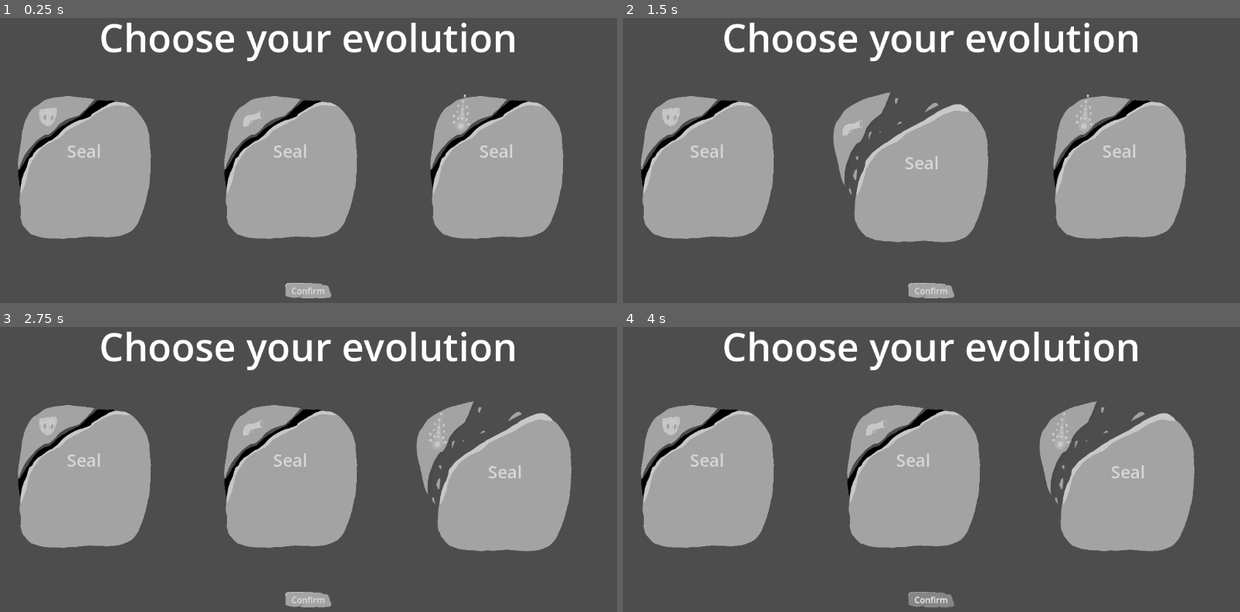
Above: before the commit, frames 1-4 (two rows, left to right).
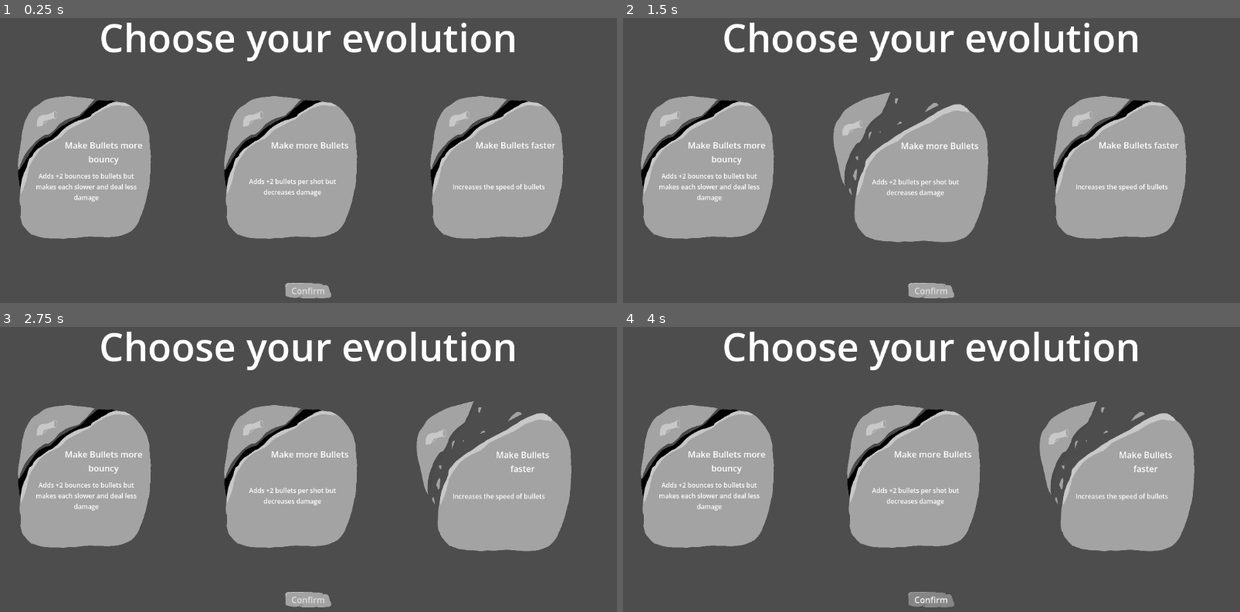
Above: after the commit, the same moments.

Repository: Q1-Studios/TreeVolution
Game: Godot game, scene res://src/scenes/evolution_select.tscn
The game is run twice, just before and just after one commit, with the same random seed, the same clock (stepped at 60 frames per second) and the same inputs. This scene is started directly instead of the project's main scene.
Inputs (mouse positions are in pixels of both pictures, inside the frame that each line leads up to):
- Up to frame 1 (0.25 s): no input
- Up to frame 2 (1.5 s): click (727, 171) at 0.5 s; click (931, 171) at 1.25 s
- Up to frame 3 (2.75 s): click (512, 480) at 2 s
- Up to frame 4 (4 s): click "Confirm" at 2.75 s; click "Confirm" at 3.5 s

The runs differ from the first frame. In frame 1, 1.5% of the frame differs, in the area x 5-90%, y 26-65%; in frame 2, 1.5%; in frame 3, 1.5%; in frame 4, 1.5%.

Commit message:
Evolution select now displays random evolutions :D

Diff:
--- a/src/scenes/evolutionBox.tscn
+++ b/src/scenes/evolutionBox.tscn
@@ -38,10 +38,9 @@
 theme_override_styles/hover = SubResource("StyleBoxEmpty_yi2cj")
 toggle_mode = true
 script = ExtResource("1_7ntl0")
-label = "Test"
-texture = ExtResource("3_8frw0")
 
 [node name="Broken" type="Control" parent="." unique_id=1702135868]
+visible = false
 show_behind_parent = true
 layout_mode = 1
 anchor_right = 0.95900005
@@ -91,21 +90,32 @@
 texture = ExtResource("3_8frw0")
 expand_mode = 5
 
-[node name="Label" type="Label" parent="Broken" unique_id=971607526]
+[node name="Title" type="Label" parent="Broken" unique_id=1586684918]
 layout_mode = 1
 anchors_preset = -1
-offset_left = 56.376
-offset_top = 114.0
-offset_right = 290.376
-offset_bottom = 287.0
+offset_left = 134.0
+offset_top = 93.0
+offset_right = 279.0
+offset_bottom = 120.0
 size_flags_vertical = 1
-theme_override_colors/font_color = Color(0.8431839, 0.8431838, 0.8431839, 1)
-theme_override_font_sizes/font_size = 32
+theme_override_font_sizes/font_size = 16
 text = "Gruber"
 horizontal_alignment = 1
+autowrap_mode = 3
+
+[node name="Description" type="Label" parent="Broken" unique_id=654012397]
+layout_mode = 0
+offset_left = 64.0
+offset_top = 129.0
+offset_right = 259.0
+offset_bottom = 236.0
+theme_override_font_sizes/font_size = 12
+text = "Test test Test"
+horizontal_alignment = 1
+vertical_alignment = 1
+autowrap_mode = 3
 
 [node name="Fixet" type="Control" parent="." unique_id=795924130]
-visible = false
 show_behind_parent = true
 layout_mode = 1
 anchor_right = 0.95600003
@@ -142,17 +152,29 @@
 texture = ExtResource("3_8frw0")
 expand_mode = 5
 
-[node name="Label" type="Label" parent="Fixet" unique_id=526347983]
+[node name="Title" type="Label" parent="Fixet" unique_id=526347983]
 layout_mode = 1
 anchors_preset = -1
-offset_left = 40.328
+offset_left = 113.0
 offset_top = 93.0
 offset_right = 274.328
-offset_bottom = 266.0
+offset_bottom = 120.0
 size_flags_vertical = 1
-theme_override_colors/font_color = Color(0.8431839, 0.8431838, 0.8431839, 1)
-theme_override_font_sizes/font_size = 32
+theme_override_font_sizes/font_size = 16
 text = "Gruber"
 horizontal_alignment = 1
+autowrap_mode = 3
+
+[node name="Description" type="Label" parent="Fixet" unique_id=1777586226]
+layout_mode = 0
+offset_left = 64.0
+offset_top = 129.0
+offset_right = 259.0
+offset_bottom = 236.0
+theme_override_font_sizes/font_size = 12
+text = "Test test Test"
+horizontal_alignment = 1
+vertical_alignment = 1
+autowrap_mode = 3
 
 [connection signal="toggled" from="." to="." method="_on_button_toggled"]
--- /dev/null
+++ b/src/scenes/evolution_select.gd
@@ -0,0 +1,25 @@
+extends Control
+
+@onready var evolution_box_left = $VBoxContainer/HBoxContainer/EvolutionBox
+@onready var evolution_box_center = $VBoxContainer/HBoxContainer/EvolutionBox2
+@onready var evolution_box_right = $VBoxContainer/HBoxContainer/EvolutionBox3
+
+signal evolution
+
+
+# Called when the node enters the scene tree for the first time.
+func _ready() -> void:
+	display_evolution()
+	pass
+
+func display_evolution() -> void:
+	var all_evolutions = Evolutions.Evolution.values()
+	all_evolutions.shuffle()
+	var picked_evolutions = all_evolutions.slice(0, 3)
+	evolution_box_left.set_evolution_data(Evolutions.get_evolution_data(picked_evolutions[0]))
+	evolution_box_center.set_evolution_data(Evolutions.get_evolution_data(picked_evolutions[1]))
+	evolution_box_right.set_evolution_data(Evolutions.get_evolution_data(picked_evolutions[2]))
+
+
+func _on_cool_button_button_up() -> void:
+	pass # Replace with function body.
--- a/src/scenes/evolution_select.tscn
+++ b/src/scenes/evolution_select.tscn
@@ -1,9 +1,8 @@
 [gd_scene format=3 uid="uid://cw2itwdnxfff5"]
 
 [ext_resource type="Script" uid="uid://t8gosgkkv8jn" path="res://src/scripts/group_child_btns.gd" id="1_244bg"]
+[ext_resource type="Script" uid="uid://cspewdpk16o64" path="res://src/scenes/evolution_select.gd" id="1_h2r2r"]
 [ext_resource type="PackedScene" uid="uid://c7jg5d7xjt0s8" path="res://src/scenes/evolutionBox.tscn" id="1_pp4y5"]
-[ext_resource type="Texture2D" uid="uid://drnj6k0kgpnei" path="res://src/assets/2D/gun_evo.png" id="2_246na"]
-[ext_resource type="Texture2D" uid="uid://batdpwagm2vis" path="res://src/assets/2D/pollen_evo.png" id="3_244bg"]
 [ext_resource type="PackedScene" uid="uid://ymcd63ealp1i" path="res://src/scenes/cool_button.tscn" id="5_lnnja"]
 
 [node name="EvolutionSelect" type="Control" unique_id=1243789143]
@@ -15,6 +14,7 @@
 grow_vertical = 2
 size_flags_horizontal = 3
 size_flags_vertical = 3
+script = ExtResource("1_h2r2r")
 
 [node name="VBoxContainer" type="VBoxContainer" parent="." unique_id=2045624534]
 layout_mode = 1
@@ -47,20 +47,17 @@
 focus_neighbor_bottom = NodePath("../EvolutionBox3")
 focus_next = NodePath("../EvolutionBox3")
 focus_previous = NodePath(".")
-label = "Seal"
 
 [node name="EvolutionBox2" parent="VBoxContainer/HBoxContainer" unique_id=770527392 instance=ExtResource("1_pp4y5")]
 layout_mode = 2
-label = "Seal"
-texture = ExtResource("2_246na")
 
 [node name="EvolutionBox3" parent="VBoxContainer/HBoxContainer" unique_id=243554185 instance=ExtResource("1_pp4y5")]
 layout_mode = 2
-label = "Seal"
-texture = ExtResource("3_244bg")
 
 [node name="CoolButton" parent="VBoxContainer" unique_id=1613722498 instance=ExtResource("5_lnnja")]
 layout_mode = 2
 size_flags_horizontal = 4
 size_flags_vertical = 8
 text = "Confirm"
+
+[connection signal="button_up" from="VBoxContainer/CoolButton" to="." method="_on_cool_button_button_up"]
--- a/src/scenes/globals/evolutions.tscn
+++ b/src/scenes/globals/evolutions.tscn
@@ -83,6 +83,13 @@
 description = "Adds +2 bounces to bullets but makes each slower and deal less damage"
 metadata/_custom_type_script = "uid://by77gqfuyfqdf"
 
+[sub_resource type="Resource" id="Resource_j1fy0"]
+script = ExtResource("2_t8dfm")
+readable_name = "Make more Bullets"
+icon = ExtResource("5_8wwsg")
+description = "Adds +2 bullets per shot but decreases damage"
+metadata/_custom_type_script = "uid://by77gqfuyfqdf"
+
 [node name="Evolutions" type="Node" unique_id=2110948266]
 script = ExtResource("1_c5lsn")
 EVO_DICT = Dictionary[int, ExtResource("2_t8dfm")]({
@@ -96,5 +103,6 @@
 7: SubResource("Resource_3j67i"),
 8: SubResource("Resource_8wwsg"),
 9: SubResource("Resource_lm6of"),
-10: SubResource("Resource_kswtt")
+10: SubResource("Resource_kswtt"),
+11: SubResource("Resource_j1fy0")
 })
--- a/src/scripts/evolution_box.gd
+++ b/src/scripts/evolution_box.gd
@@ -1,33 +1,34 @@
 extends Button
 
-@export var label: String
-@export var texture: Texture2D
+@onready var broken_state: Control = $Broken
+@onready var fixet_state: Control = $Fixet
 
-@onready var broken_state = $Broken
-@onready var fixet_state = $Fixet
-
-@onready var label_path = $Fixet/Label
-@onready var icon_path = $Fixet/Icon
-
-@onready var label_broken_path = $Broken/Label
-@onready var icon_broken_path = $Broken/Icon
+@export var evolution_data: EvolutionData
 
 # Called when the node enters the scene tree for the first time.
 func _ready() -> void:
-	print(str(button_group))
-	set_label_text(label)
-	set_icon(texture)
+	pass
+
+func set_evolution_data(data: EvolutionData) -> void:
+	evolution_data = data
 	_on_button_toggled(button_pressed)
 
-func set_label_text(value: String) -> void:
-	label_path.text = value
-	label_broken_path.text = value
+func update_information(parent: Control) -> void:
+	if !evolution_data:
+		return
 
-func set_icon(_texture: Texture2D) -> void:
-	icon_path.texture = _texture
-	icon_broken_path.texture = _texture
+	var title_node: Label = parent.get_node("Title")
+	var description_node: Label = parent.get_node("Description")
+	var icon_node: TextureRect = parent.get_node("Icon")
+
+	title_node.text = evolution_data.readable_name
+	description_node.text = evolution_data.description
+	icon_node.texture = evolution_data.icon
 
 
 func _on_button_toggled(is_active: bool) -> void:
 	fixet_state.visible = !is_active
 	broken_state.visible = is_active
+
+	var active_state: Control = fixet_state if !is_active else broken_state
+	update_information(active_state)
Not shown, added: src/scenes/evolution_select.gd.uid
